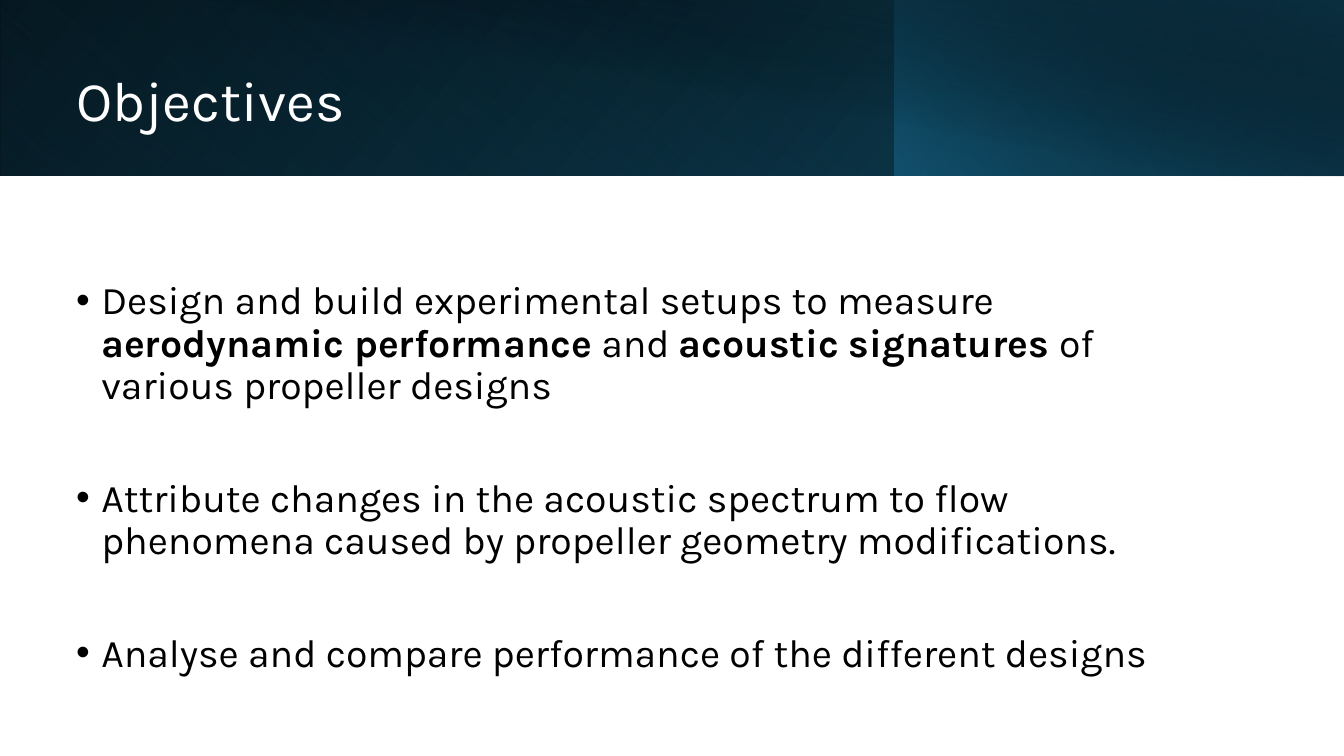
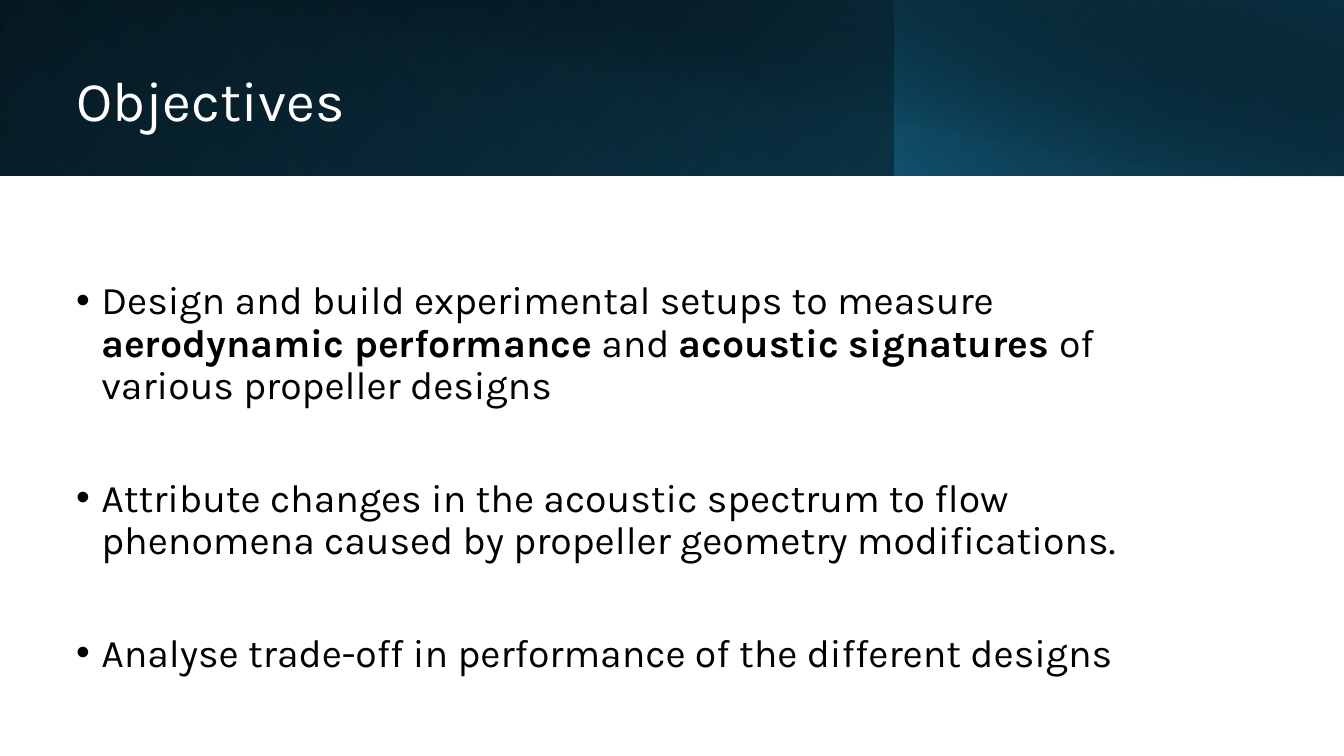
Before and after one commit to lpender3672/propeller-acoustics, a slide deck: slide 8 of deliverables/michaelmas_presentation.pptx (slide 7 before the commit). Drawn at 1344x756 pixels with LibreOffice and Linux fonts; fonts in the diff are those of the drawing. Boxes give left, top, right and bottom in pixels: in the first picture for what was removed or moved away, otherwise in the second. Text is boxed around its words. In the diff, an @@ line names an element or a change of style, - is before the commit and + after.

```diff
--- a/deliverables/michaelmas_presentation.pptx
+++ b/deliverables/michaelmas_presentation.pptx
@@ text at [101, 640, 1112, 677]: text changed @@
-• Analyse and compare performance of the different designs
+• Analyse trade-off in performance of the different designs
```
Also in this commit, not shown: 8 other slides changed, 1 slide added.
